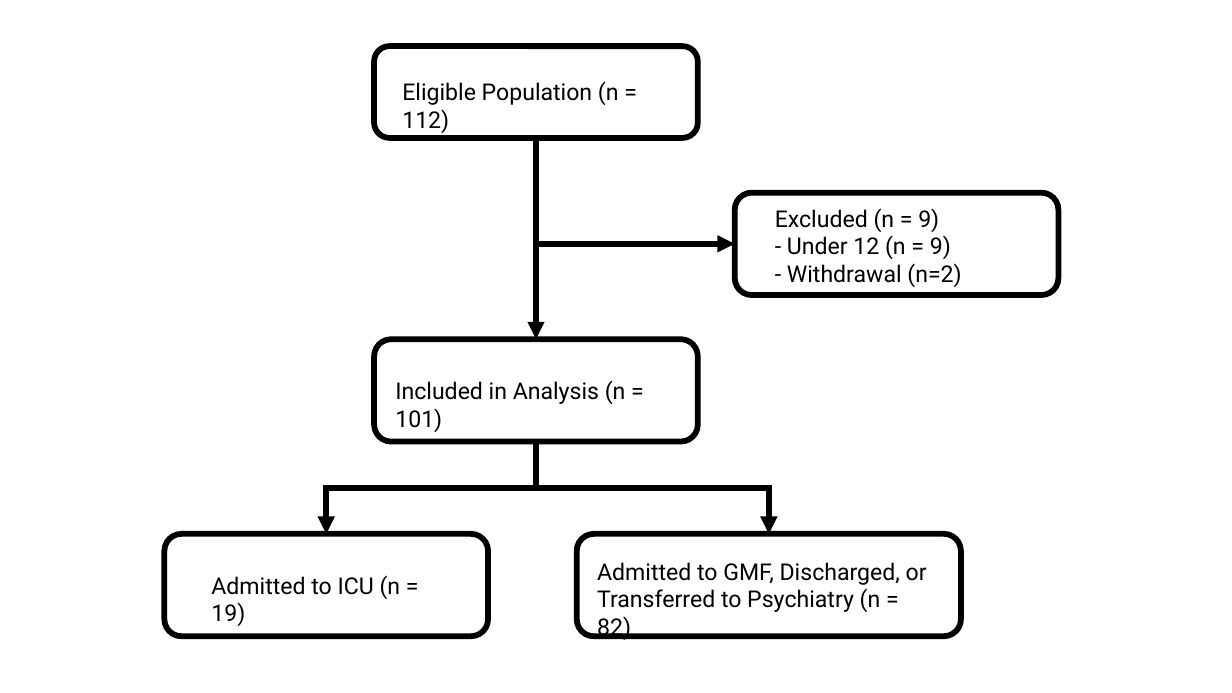
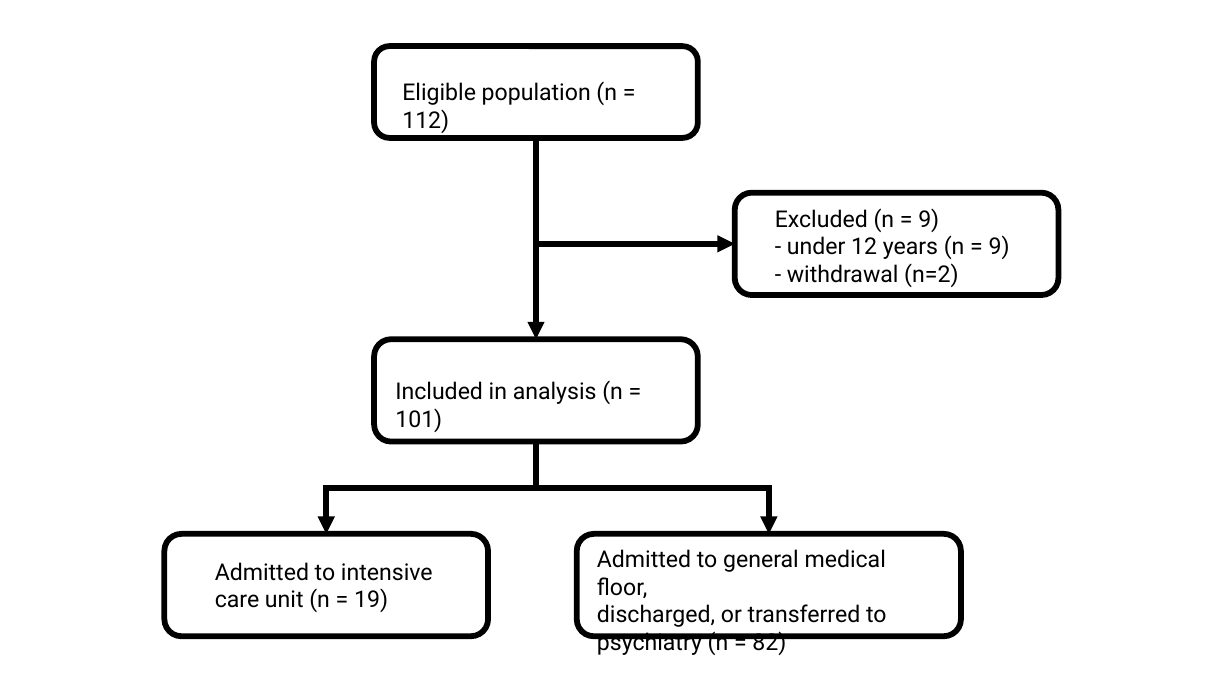
Before and after one commit to mac389/INTOXICATE, a slide deck: slide 1 of writing/figures/study-flowchart.pptx. Drawn at 1232x693 pixels with LibreOffice and Linux fonts; fonts in the diff are those of the drawing. Boxes give left, top, right and bottom in pixels: in the first picture for what was removed or moved away, otherwise in the second. Text is boxed around its words. In the diff, an @@ line names an element or a change of style, - is before the commit and + after.

```diff
--- a/writing/figures/study-flowchart.pptx
+++ b/writing/figures/study-flowchart.pptx
@@ text at (402,81,617,133): text changed @@
-Eligible Population (n = 112)
+Eligible population (n = 112)
@@ text at (787,235,1010,287): text changed @@
-- Under 12 (n = 9)
-- Withdrawal (n=2)
+- under 12 years (n = 9)
+- withdrawal (n=2)
@@ text at (395,380,623,432): text changed @@
-Included in Analysis (n = 101)
+Included in analysis (n = 101)
@@ text at (215,562,433,612): text changed @@
-Admitted to ICU (n = 19)
+Admitted to intensive
+care unit (n = 19)
@@ text at (597,549,887,655): text changed @@
-Admitted to GMF, Discharged, or
-Transferred to Psychiatry (n = 82)
+Admitted to general medical floor,
+discharged, or transferred to
+psychiatry (n = 82)
```
Also in this commit, not shown: 23 other files.
